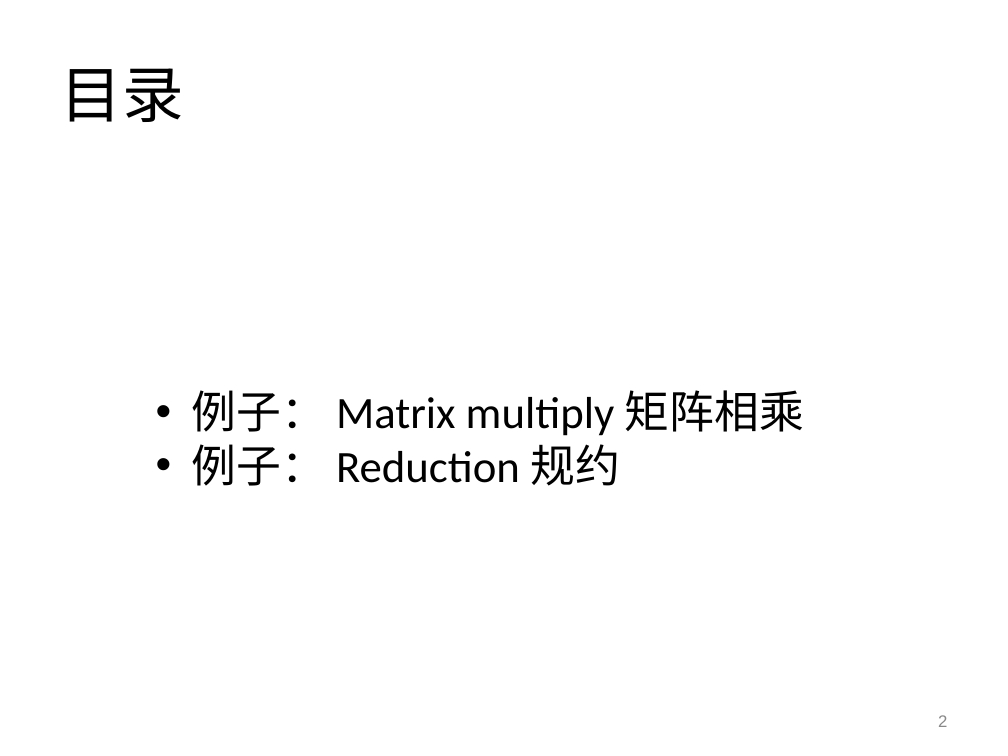
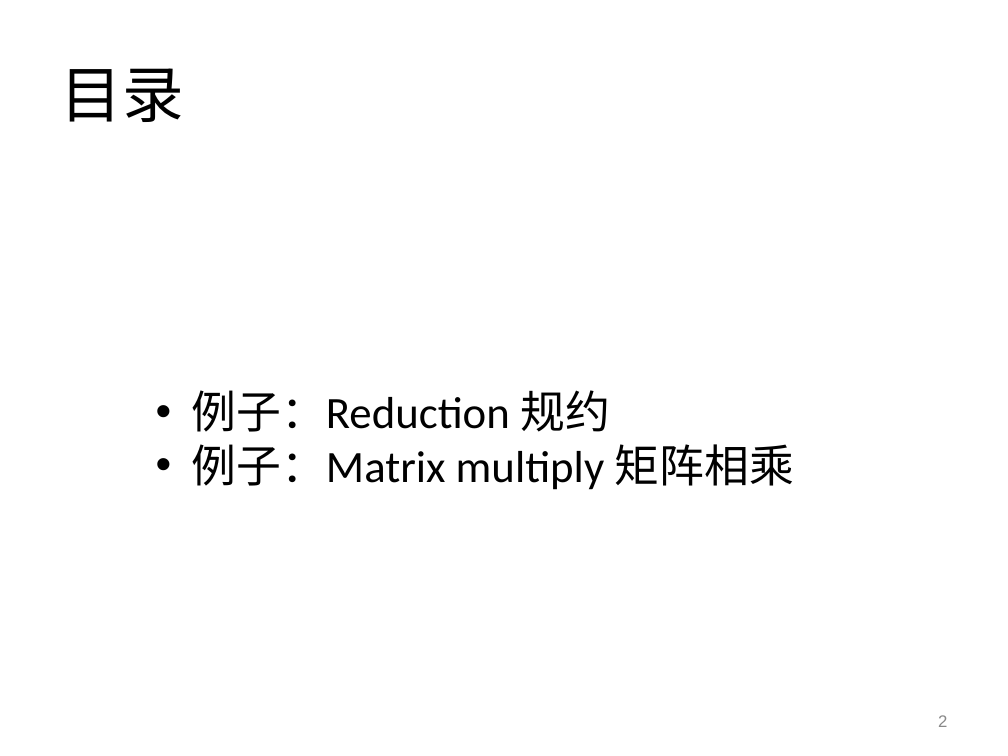
Before and after one commit to soulsheng/CUDA-Practice, a slide deck: slide 2 of doc/CUDA编程实训_day1_pm(20141219Liu).pptx. Drawn at 1008x756 pixels with LibreOffice and Linux fonts; fonts in the diff are those of the drawing. Boxes give left, top, right and bottom in pixels: in the first picture for what was removed or moved away, otherwise in the second. Text is boxed around its words. In the diff, an @@ line names an element or a change of style, - is before the commit and + after.

Commit message:
update ppt, first reduction then matrix multiply

```diff
--- a/doc/CUDA编程实训_day1_pm(20141219Liu).pptx
+++ b/doc/CUDA编程实训_day1_pm(20141219Liu).pptx
@@ text at (191, 390, 794, 490): text changed @@
-• 例子： Matrix multiply 矩阵相乘
-• 例子： Reduction 规约
+• 例子：Reduction 规约
+• 例子：Matrix multiply 矩阵相乘
```
Also in this commit, not shown: 2 other slides changed, 8 slides added, 1 other file.
